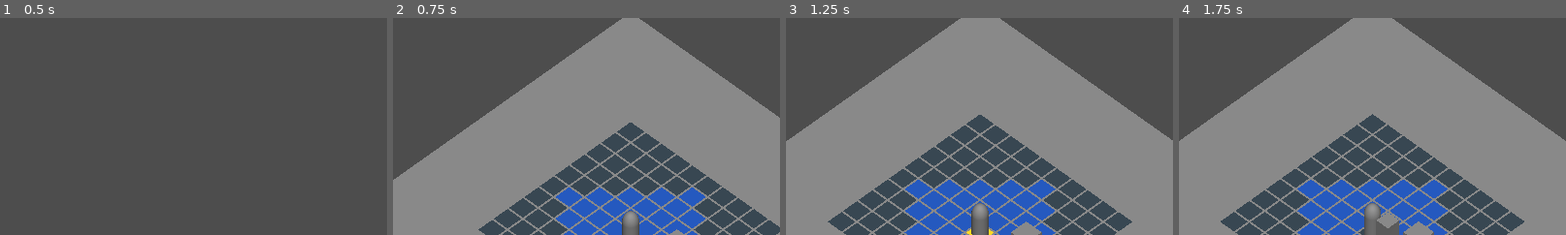
Above: before the commit, frames 1-4 (left to right).
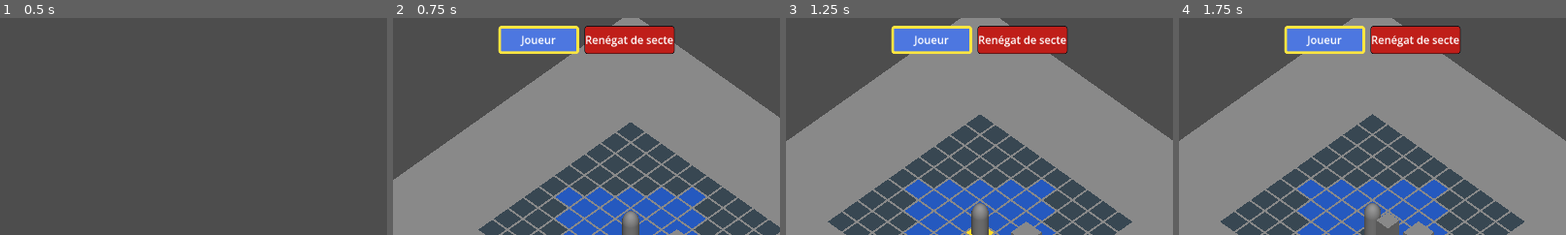
Above: after the commit, the same moments.

Repository: sillpct/lagoutte
Game: Godot game, scene res://scenes/main/main.tscn
The game is run twice, just before and just after one commit, with the same random seed, the same clock (stepped at 60 frames per second) and the same inputs.
Inputs (mouse positions are % of the whole screen's width and height, from its top left):
- Up to frame 1 (0.5 s): no input
- Up to frame 2 (0.75 s): click "Nouvelle Partie" at 0.5 s
- Up to frame 3 (1.25 s): no input
- Up to frame 4 (1.75 s): tap Enter (ui_accept) at 1.25, 1.52 s; move the mouse to (72, 45) at 1.27 s; hold Right (ui_right) from 1.28 s (still down); hold T (end_turn) from 1.28 s (still down); click (72, 45) at 1.42 s
The pictures show only the part of the screen within x 25-75%, y 1-51%; the shares and areas given below are measured in that part.

Frame 1 is identical in both runs. In frame 2, 5.7% of the frame differs, in the area x 27-73%, y 3-17%; in frame 3, 5.7%; in frame 4, 5.7%.

Commit message:
feat: barre d'ordre de tour (UI combat)

Diff:
--- /dev/null
+++ b/scenes/combat/combat_ui.gd
@@ -0,0 +1,102 @@
+class_name CombatUI
+extends CanvasLayer
+
+const PLAYER_COLOR := Color(0.15, 0.35, 0.85)
+const ENEMY_COLOR := Color(0.75, 0.12, 0.10)
+const ACTIVE_BORDER_COLOR := Color(1.0, 0.9, 0.25)
+const INACTIVE_BORDER_COLOR := Color(0.04, 0.05, 0.07)
+
+@export var combat_manager: CombatManager
+
+@onready var turn_order_bar: HBoxContainer = $Root/MarginContainer/TurnOrderBar
+
+var _event_bus = null
+
+func _ready() -> void:
+	if combat_manager == null:
+		push_warning("CombatUI a besoin d'un CombatManager pour afficher l'ordre de tour.")
+		return
+
+	_event_bus = get_node_or_null("/root/EventBus")
+	if _event_bus != null:
+		if not _event_bus.turn_started.is_connected(_on_turn_changed):
+			_event_bus.turn_started.connect(_on_turn_changed)
+		if not _event_bus.turn_ended.is_connected(_on_turn_changed):
+			_event_bus.turn_ended.connect(_on_turn_changed)
+
+	refresh_turn_order()
+
+func refresh_turn_order() -> void:
+	for child in turn_order_bar.get_children():
+		child.queue_free()
+
+	if combat_manager == null:
+		return
+
+	var current_unit := combat_manager.get_current_unit()
+	for unit in combat_manager.units:
+		if unit == null or not is_instance_valid(unit):
+			continue
+		_listen_to_unit_removal(unit)
+		turn_order_bar.add_child(_create_turn_unit_box(unit, unit == current_unit))
+
+func _create_turn_unit_box(unit: Node3D, is_active: bool) -> PanelContainer:
+	var unit_box := PanelContainer.new()
+	unit_box.custom_minimum_size = Vector2(120.0, 42.0)
+	unit_box.add_theme_stylebox_override("panel", _create_unit_style(unit, is_active))
+
+	var label := Label.new()
+	label.horizontal_alignment = HORIZONTAL_ALIGNMENT_CENTER
+	label.vertical_alignment = VERTICAL_ALIGNMENT_CENTER
+	label.text = _get_unit_label(unit)
+	unit_box.add_child(label)
+
+	return unit_box
+
+func _create_unit_style(unit: Node3D, is_active: bool) -> StyleBoxFlat:
+	var style := StyleBoxFlat.new()
+	style.bg_color = _get_unit_color(unit)
+	if is_active:
+		style.bg_color = style.bg_color.lightened(0.18)
+		style.border_width_left = 4
+		style.border_width_top = 4
+		style.border_width_right = 4
+		style.border_width_bottom = 4
+		style.border_color = ACTIVE_BORDER_COLOR
+	else:
+		style.border_width_left = 1
+		style.border_width_top = 1
+		style.border_width_right = 1
+		style.border_width_bottom = 1
+		style.border_color = INACTIVE_BORDER_COLOR
+	style.corner_radius_top_left = 4
+	style.corner_radius_top_right = 4
+	style.corner_radius_bottom_left = 4
+	style.corner_radius_bottom_right = 4
+	return style
+
+func _get_unit_color(unit: Node3D) -> Color:
+	if unit.name == "Player":
+		return PLAYER_COLOR
+	return ENEMY_COLOR
+
+func _get_unit_label(unit: Node3D) -> String:
+	if unit.name == "Player":
+		return "Joueur"
+
+	var incarnation := unit.get("incarnation") as IncarnationData
+	if incarnation != null and not incarnation.display_name.is_empty():
+		return incarnation.display_name
+
+	return unit.name
+
+func _listen_to_unit_removal(unit: Node3D) -> void:
+	var callback := Callable(self, "_on_unit_removed_from_tree")
+	if not unit.tree_exited.is_connected(callback):
+		unit.tree_exited.connect(callback)
+
+func _on_turn_changed(_unit: Node) -> void:
+	refresh_turn_order()
+
+func _on_unit_removed_from_tree() -> void:
+	call_deferred("refresh_turn_order")
--- /dev/null
+++ b/scenes/combat/combat_ui.tscn
@@ -0,0 +1,33 @@
+[gd_scene load_steps=2 format=3]
+
+[ext_resource type="Script" path="res://scenes/combat/combat_ui.gd" id="1_combat_ui"]
+
+[node name="CombatUI" type="CanvasLayer"]
+script = ExtResource("1_combat_ui")
+
+[node name="Root" type="Control" parent="."]
+layout_mode = 3
+anchors_preset = 15
+anchor_right = 1.0
+anchor_bottom = 1.0
+grow_horizontal = 2
+grow_vertical = 2
+mouse_filter = 2
+
+[node name="MarginContainer" type="MarginContainer" parent="Root"]
+layout_mode = 1
+anchors_preset = 10
+anchor_right = 1.0
+offset_bottom = 72.0
+grow_horizontal = 2
+theme_override_constants/margin_left = 24
+theme_override_constants/margin_top = 16
+theme_override_constants/margin_right = 24
+theme_override_constants/margin_bottom = 16
+mouse_filter = 2
+
+[node name="TurnOrderBar" type="HBoxContainer" parent="Root/MarginContainer"]
+layout_mode = 2
+alignment = 1
+theme_override_constants/separation = 8
+mouse_filter = 2
--- a/scenes/exploration/exploration.tscn
+++ b/scenes/exploration/exploration.tscn
@@ -11,6 +11,7 @@
 [ext_resource type="Script" uid="uid://dl8t3dtna6qqd" path="res://scenes/combat/sect_renegade.gd" id="10_sect_renegade"]
 [ext_resource type="Resource" path="res://data/incarnations/incarnation_renegat_secte.tres" id="11_renegade_data"]
 [ext_resource type="Script" uid="uid://clgwxcuk1pa0q" path="res://scenes/combat/enemy_brain.gd" id="12_enemy_brain"]
+[ext_resource type="PackedScene" path="res://scenes/combat/combat_ui.tscn" id="13_combat_ui"]
 
 [sub_resource type="BoxMesh" id="BoxMesh_cvbhj"]
 size = Vector3(20, 0.1, 20)
@@ -79,6 +80,9 @@
 unit = NodePath("../SectRenegade")
 target = NodePath("../Player")
 
+[node name="CombatUI" parent="." node_paths=PackedStringArray("combat_manager") instance=ExtResource("13_combat_ui")]
+combat_manager = NodePath("../CombatManager")
+
 [node name="SunLight" type="DirectionalLight3D" parent="." unique_id=893214508]
 transform = Transform3D(0.70710677, -0.61237246, 0.35355335, 0, 0.49999997, 0.86602545, -0.70710677, -0.61237246, 0.35355335, 0, 0, 0)
 
Not shown, added: scenes/combat/combat_ui.gd.uid
